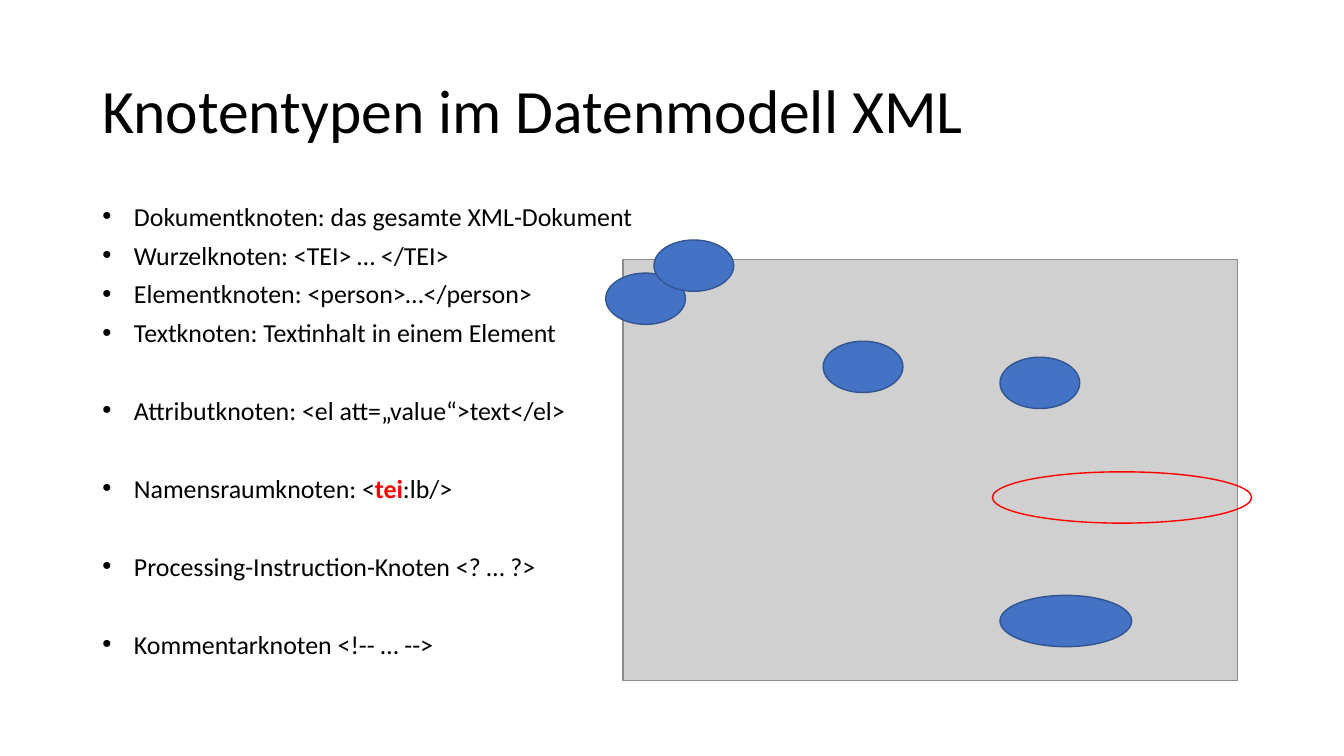
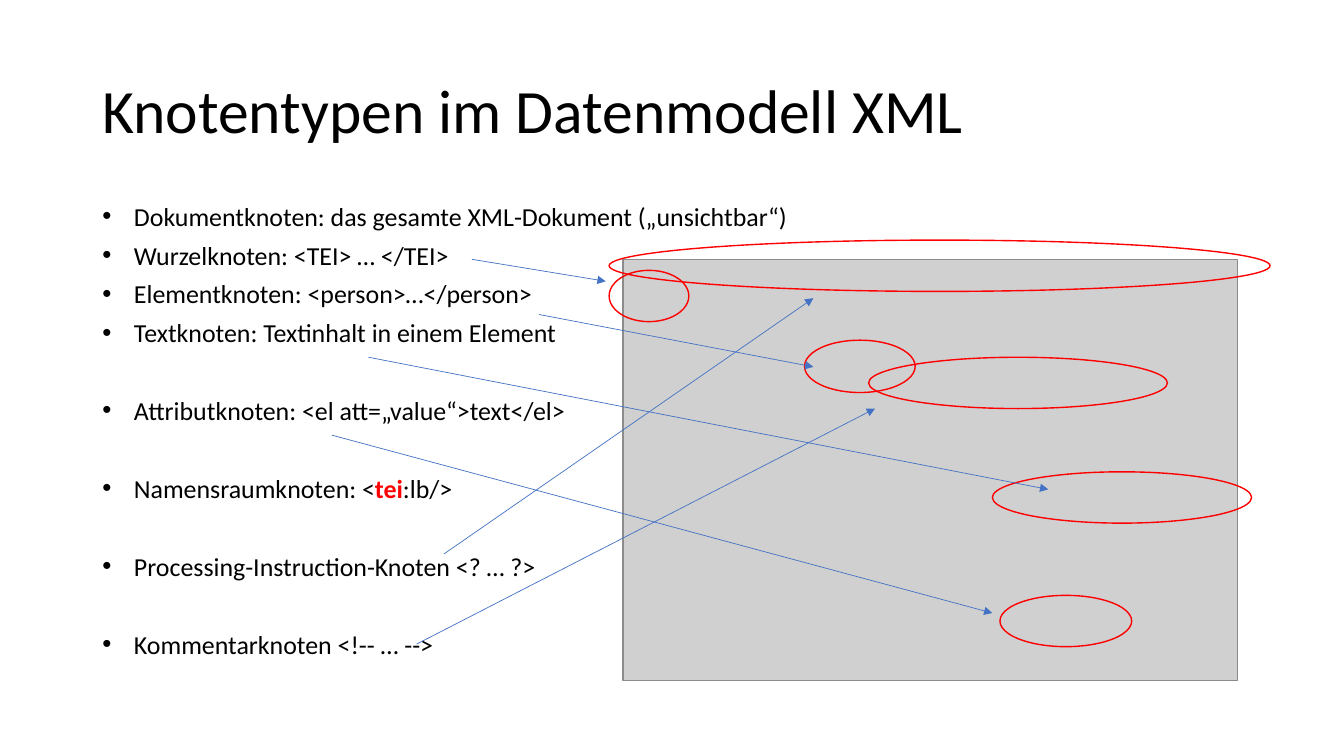
Before and after one commit to Lena-Luise/Lehre, a slide deck: slide 9 of SchulungenKGParl/Folien/XPath.pptx. Drawn at 1344x756 pixels with LibreOffice and Linux fonts; fonts in the diff are those of the drawing; grey boxes stand for pictures. Boxes give left, top, right and bottom in pixels: in the first picture for what was removed or moved away, otherwise in the second. Text is boxed around its words. In the diff, an @@ line names an element or a change of style, - is before the commit and + after.

```diff
--- a/SchulungenKGParl/Folien/XPath.pptx
+++ b/SchulungenKGParl/Folien/XPath.pptx
@@ text at (x1=134, y1=207, x2=787, y2=231): text changed @@
-• Dokumentknoten: das gesamte XML-Dokument
+• Dokumentknoten: das gesamte XML-Dokument („unsichtbar“)
@@ arrow added from (472, 259) to (606, 281), #4472C4 0.5 pt @@
@@ fill #4472C4 to none; outline #325491 1 pt to #FF0000 1 pt in 5 elements at (x1=1000, y1=596, x2=1132, y2=647), (x1=609, y1=270, x2=689, y2=322), (x1=805, y1=340, x2=915, y2=392), (x1=869, y1=357, x2=1168, y2=408), (x1=609, y1=240, x2=1270, y2=291) @@
@@ ellipse resized from (x1=654, y1=240, x2=734, y2=291) to (x1=609, y1=240, x2=1270, y2=291) @@
@@ arrow added from (444, 555) to (814, 298), #4472C4 0.5 pt @@
@@ arrow added from (539, 315) to (814, 367), #4472C4 0.5 pt @@
@@ arrow added from (368, 357) to (1049, 490), #4472C4 0.5 pt @@
@@ ellipse resized from (x1=824, y1=341, x2=903, y2=392) to (x1=805, y1=340, x2=915, y2=392) @@
@@ ellipse resized from (x1=1000, y1=357, x2=1080, y2=408) to (x1=869, y1=357, x2=1168, y2=408) @@
@@ arrow added from (416, 644) to (875, 408), #4472C4 0.5 pt @@
@@ arrow added from (332, 436) to (993, 613), #4472C4 0.5 pt @@
```
Also in this commit, not shown: 14 other slides changed, 10 slides added, 1 slide removed, 1 other file.
